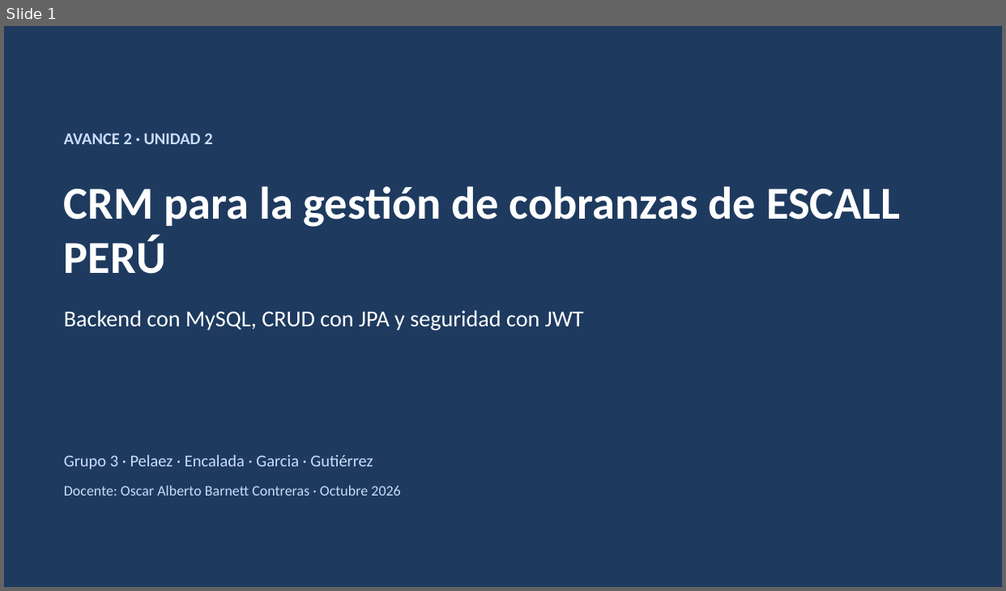
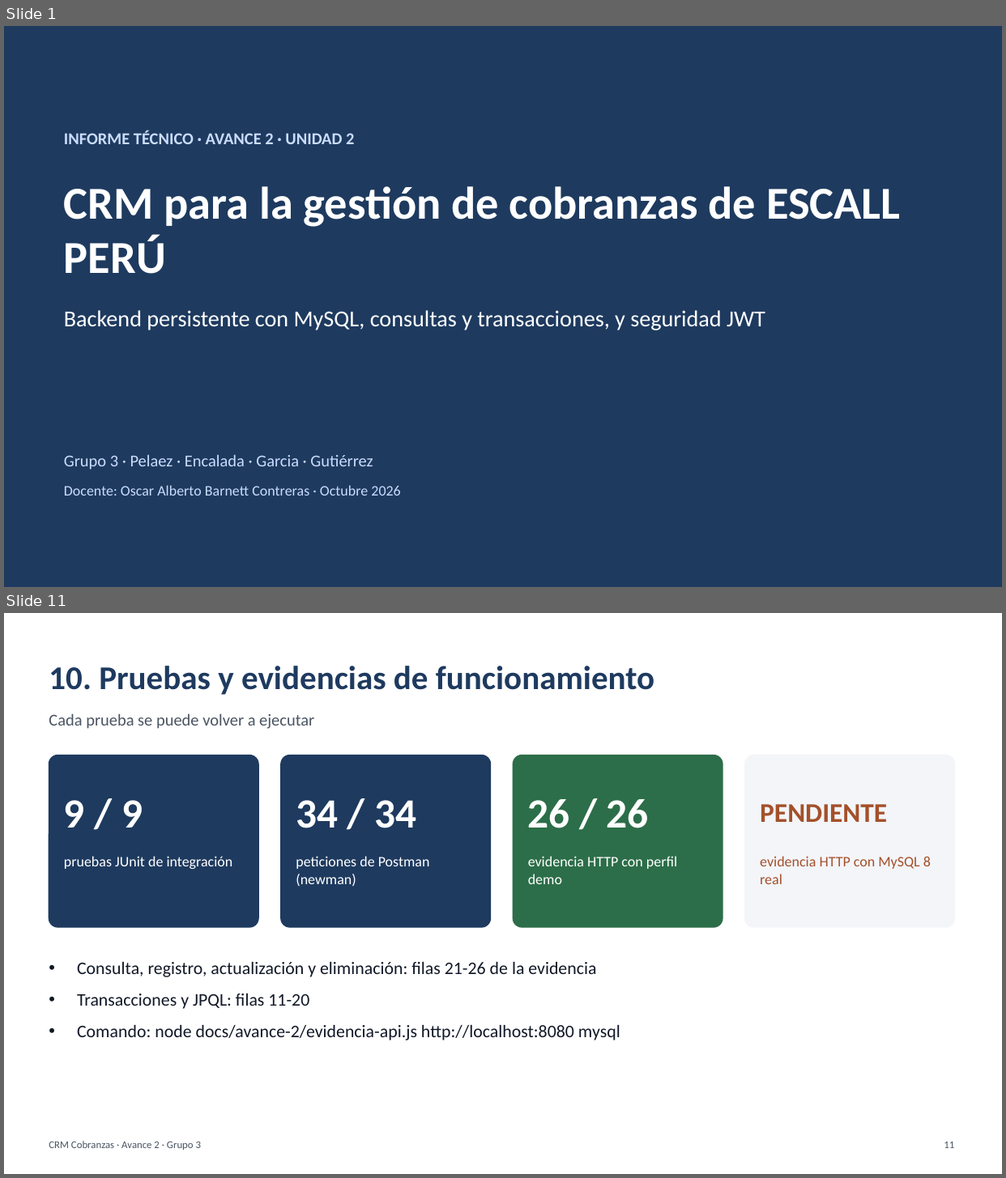
Before and after one commit to PaoloPelaezVillanueva/web, a slide deck: docs/avance-2/Presentacion_Avance_2_CRM_Cobranzas.pptx. Shown one above the other, each under a label of ours: slide 1 before the commit, slides 1 and 11 after it; the slides between them are not shown. The pictures are 1006x591 and 1006x1178 pixels, drawn with LibreOffice and Linux fonts; fonts in the diff are those of the drawing. Boxes give left, top, right and bottom in pixels: in the first picture for what was removed or moved away, otherwise in the second. Text is boxed around its words. In the diff, an @@ line names an element or a change of style, - is before the commit and + after.

Commit message:
Reestructura informe y presentacion segun la rubrica de 12 criterios
- Informe: 12 rubros en el orden de la estructura institucional.
- Consultas JPQL y transacciones documentadas con evidencia.
- Seguridad con usuarios de prueba, reglas por recurso y ejemplos 401/403/404/200.
- Tecnologias con versiones; persistencia tras reinicio marcada como pendiente (MySQL).
- Presentacion con el mismo orden que el informe.

```diff
--- a/docs/avance-2/Presentacion_Avance_2_CRM_Cobranzas.pptx
+++ b/docs/avance-2/Presentacion_Avance_2_CRM_Cobranzas.pptx
@@ slide 11 added at (4, 613, 1002, 1174), background #FFFFFF @@
@@ text added at (49, 666, 654, 695), 32 pt, text #1E3A5F, bold @@
+10. Pruebas y evidencias de funcionamiento
@@ text added at (49, 713, 314, 729), 16 pt, text #4B5563 @@
+Cada prueba se puede volver a ejecutar
@@ rounded rectangle added at (49, 756, 258, 927), fill #1E3A5F, outline #1E3A5F 1 pt @@
@@ rounded rectangle added at (281, 756, 491, 927), fill #1E3A5F, outline #1E3A5F 1 pt @@
@@ rounded rectangle added at (513, 756, 722, 927), fill #2C6E49, outline #2C6E49 1 pt @@
@@ rounded rectangle added at (745, 756, 955, 927), fill #F3F5F8, outline #F3F5F8 1 pt @@
@@ text added at (64, 800, 143, 828), 40 pt, text #FFFFFF, bold @@
+9 / 9
@@ text added at (296, 800, 416, 828), 40 pt, text #FFFFFF, bold @@
+34 / 34
@@ text added at (528, 799, 649, 828), 40 pt, text #FFFFFF, bold @@
+26 / 26
@@ text added at (760, 804, 887, 822), 26 pt, text #A4502B, bold @@
+PENDIENTE
@@ text added at (64, 856, 233, 869), 14 pt, text #FFFFFF @@
+pruebas JUnit de integración
@@ text added at (296, 856, 430, 886), 14 pt, text #FFFFFF @@
+peticiones de Postman (newman)
@@ text added at (528, 856, 677, 884), 14 pt, text #FFFFFF @@
+evidencia HTTP con perfil demo
@@ text added at (760, 856, 931, 884), 14 pt, text #A4502B @@
+evidencia HTTP con MySQL 8 real
@@ text added at (77, 962, 620, 1041), 17 pt, text #111827 @@
+• Consulta, registro, actualización y eliminación: filas 21-26 de la evidencia
+• Transacciones y JPQL: filas 11-20
+• Comando: node docs/avance-2/evidencia-api.js http://localhost:8080 mysql
@@ text added at (49, 1141, 201, 1150), 10 pt, text #4B5563 @@
+CRM Cobranzas · Avance 2 · Grupo 3
@@ text added at (944, 1142, 954, 1148), 10 pt, text #4B5563 @@
+11
@@ slide 1 changed as well @@
@@ text at (64, 130, 354, 144): text changed @@
-AVANCE 2 · UNIDAD 2
+INFORME TÉCNICO · AVANCE 2 · UNIDAD 2
@@ text at (64, 310, 765, 331): text changed @@
-Backend con MySQL, CRUD con JPA y seguridad con JWT
+Backend persistente con MySQL, consultas y transacciones, y seguridad JWT
```
Also in this commit, not shown: 1 other slide changed, 10 other slides added, 9 slides removed, 1 other file.
